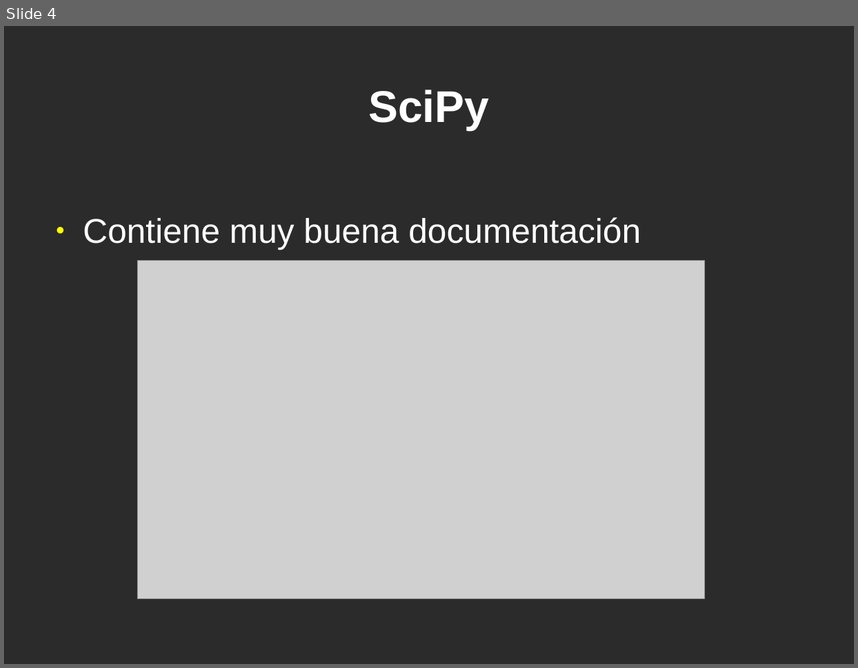
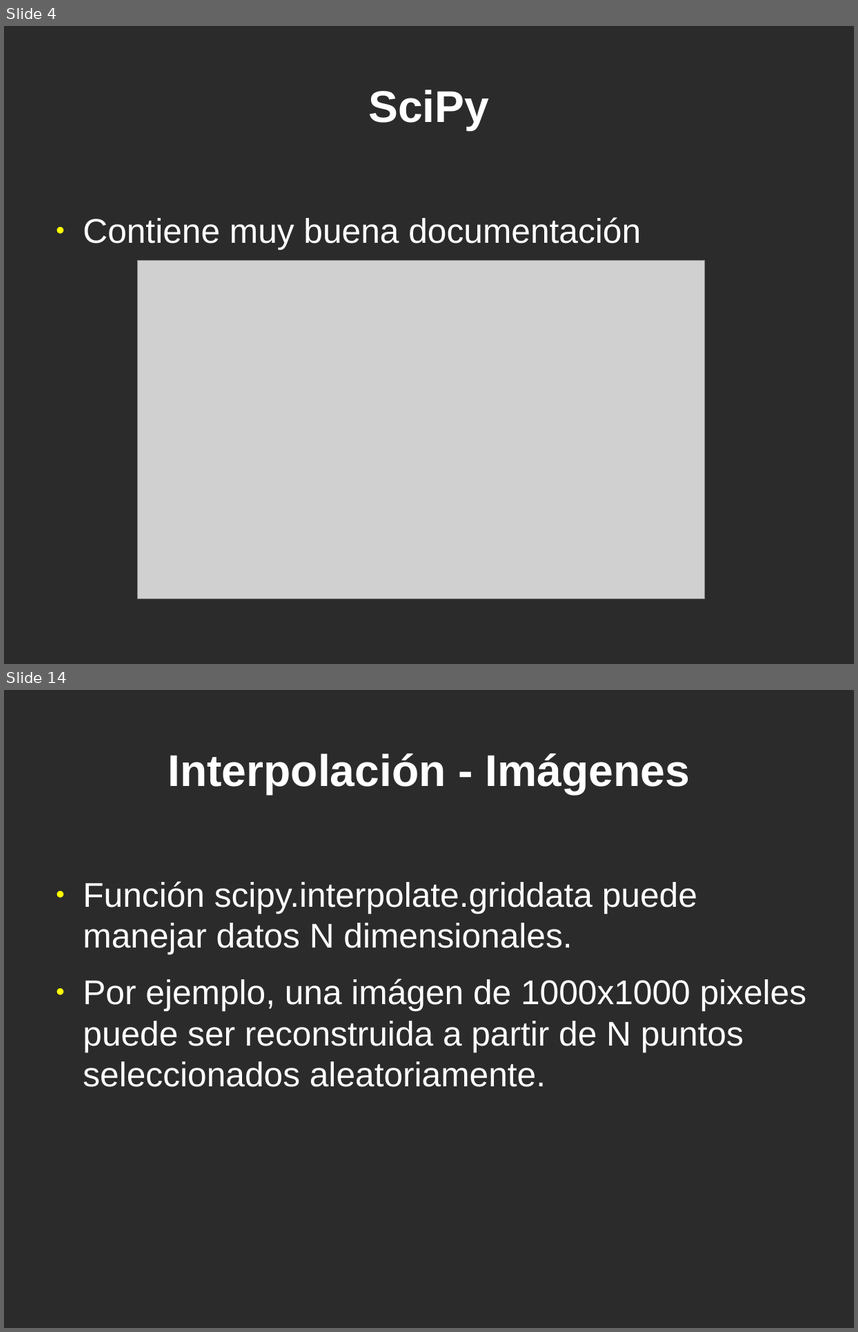
Before and after one commit to jeudy/clases_topicosI2013, a slide deck: 12-Librerias-Scipy.odp. Shown one above the other, each under a label of ours: slide 4 before the commit, slides 4 and 14 after it; the slides between them are not shown. The pictures are 858x668 and 858x1332 pixels, drawn with LibreOffice and Linux fonts; fonts in the diff are those of the drawing; grey boxes stand for pictures; background and template pictures are left out; a plain dark background stands for a picture behind light text. Boxes give left, top, right and bottom in pixels: in the first picture for what was removed or moved away, otherwise in the second. Text is boxed around its words. In the diff, an @@ line names an element or a change of style, - is before the commit and + after.

Commit message:
Scipy

```diff
--- a/12-Librerias-Scipy.odp
+++ b/12-Librerias-Scipy.odp
@@ slide 14 added at (x1=4, y1=690, x2=854, y2=1328), background picture (left out) @@
@@ title added at (x1=168, y1=753, x2=690, y2=794), 41.4 pt, text #FFFFFF, bold @@
+Interpolación - Imágenes
@@ text added at (x1=83, y1=881, x2=807, y2=1087), 32 pt, text #FFFFFF @@
+● Función scipy.interpolate.griddata puede manejar datos N dimensionales.
+● Por ejemplo, una imágen de 1000x1000 pixeles puede ser reconstruida a partir de N puntos seleccionados aleatoriamente.
```
Also in this commit, not shown: 17 other slides added.
